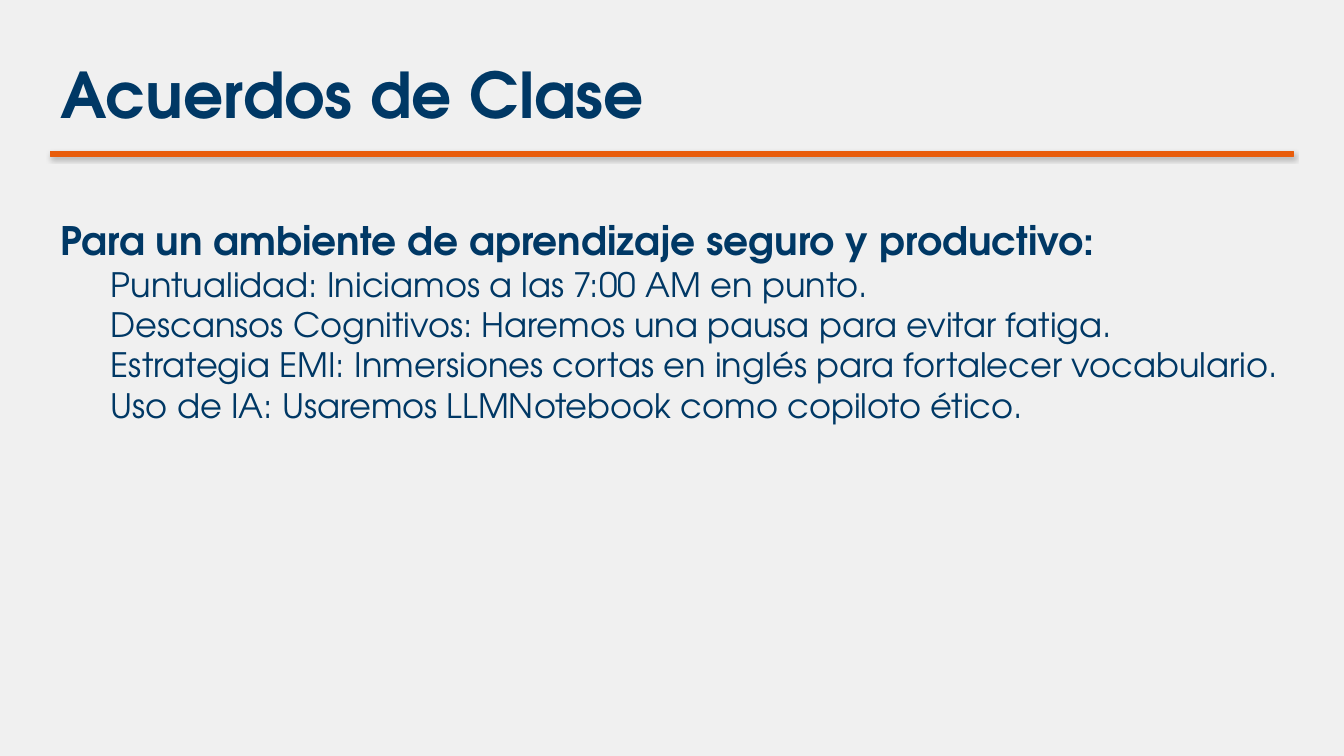
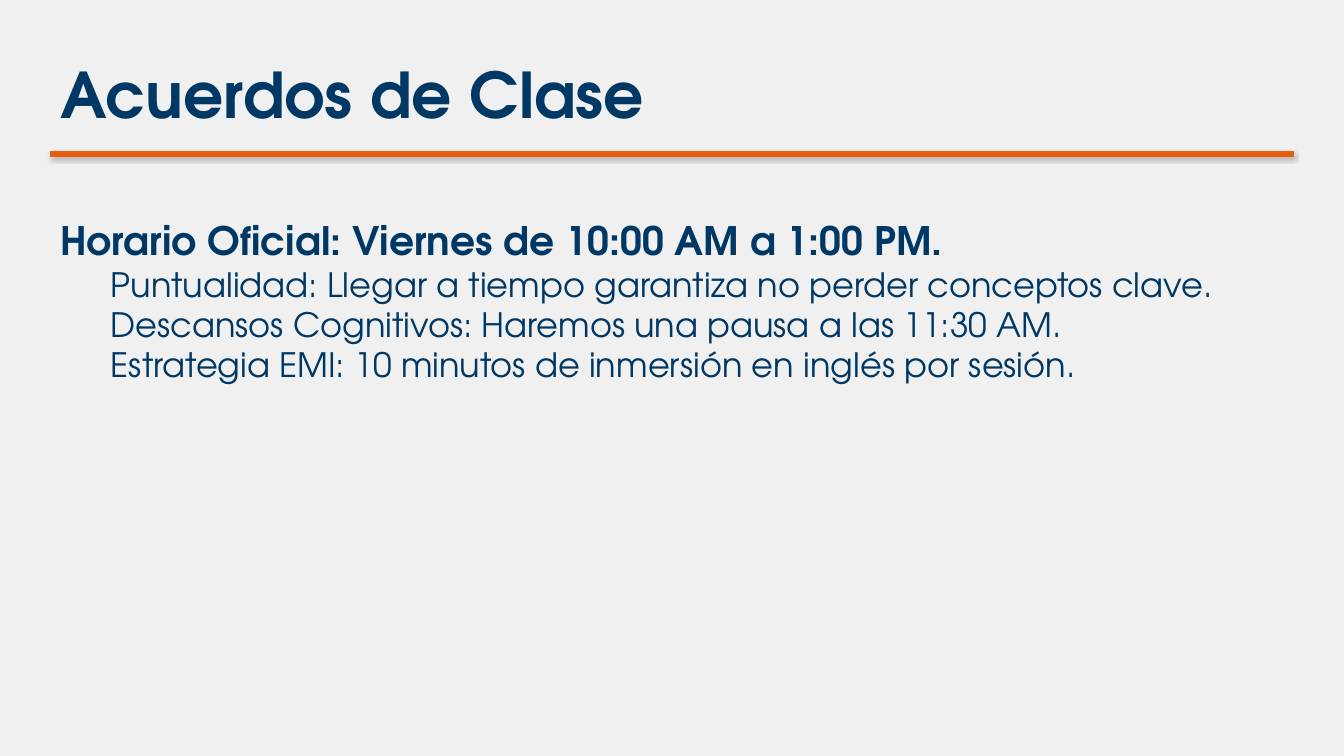
Before and after one commit to dudbilopr/Inteligencia-de-negocios, a slide deck: slide 2 of Semanas/Semana_1/diapositivas_semana_1.pptx. Drawn at 1344x756 pixels with LibreOffice and Linux fonts; fonts in the diff are those of the drawing. Boxes give left, top, right and bottom in pixels: in the first picture for what was removed or moved away, otherwise in the second. Text is boxed around its words. In the diff, an @@ line names an element or a change of style, - is before the commit and + after.

Commit message:
fix: aplica correcciones a los horarios, añade guia DOCX institucional y profundiza contenido de la Semana 1

```diff
--- a/Semanas/Semana_1/diapositivas_semana_1.pptx
+++ b/Semanas/Semana_1/diapositivas_semana_1.pptx
@@ text at [60,225,1212,385]: text changed @@
-Para un ambiente de aprendizaje seguro y productivo:
-  Puntualidad: Iniciamos a las 7:00 AM en punto.
-  Descansos Cognitivos: Haremos una pausa para evitar fatiga.
-  Estrategia EMI: Inmersiones cortas en inglés para fortalecer vocabulario.
-  Uso de IA: Usaremos LLMNotebook como copiloto ético.
+Horario Oficial: Viernes de 10:00 AM a 1:00 PM.
+  Puntualidad: Llegar a tiempo garantiza no perder conceptos clave.
+  Descansos Cognitivos: Haremos una pausa a las 11:30 AM.
+  Estrategia EMI: 10 minutos de inmersión en inglés por sesión.
```
Also in this commit, not shown: 3 other slides changed, 2 slides added, 1 slide removed, 4 other files.
